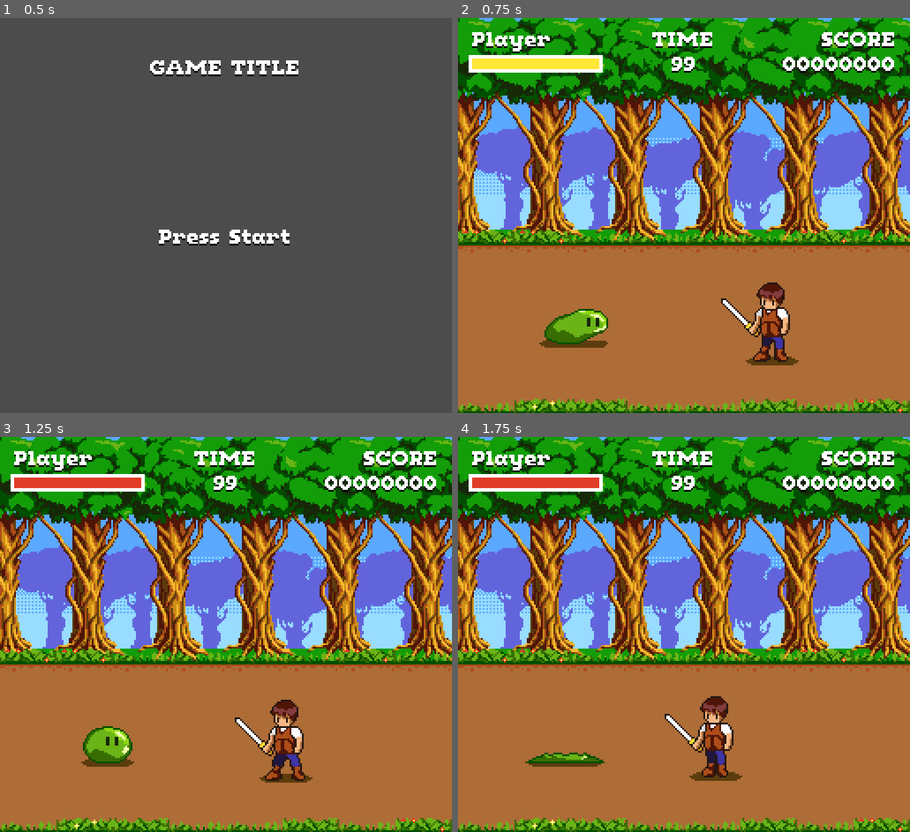
Above: before the commit, frames 1-4 (two rows, left to right).
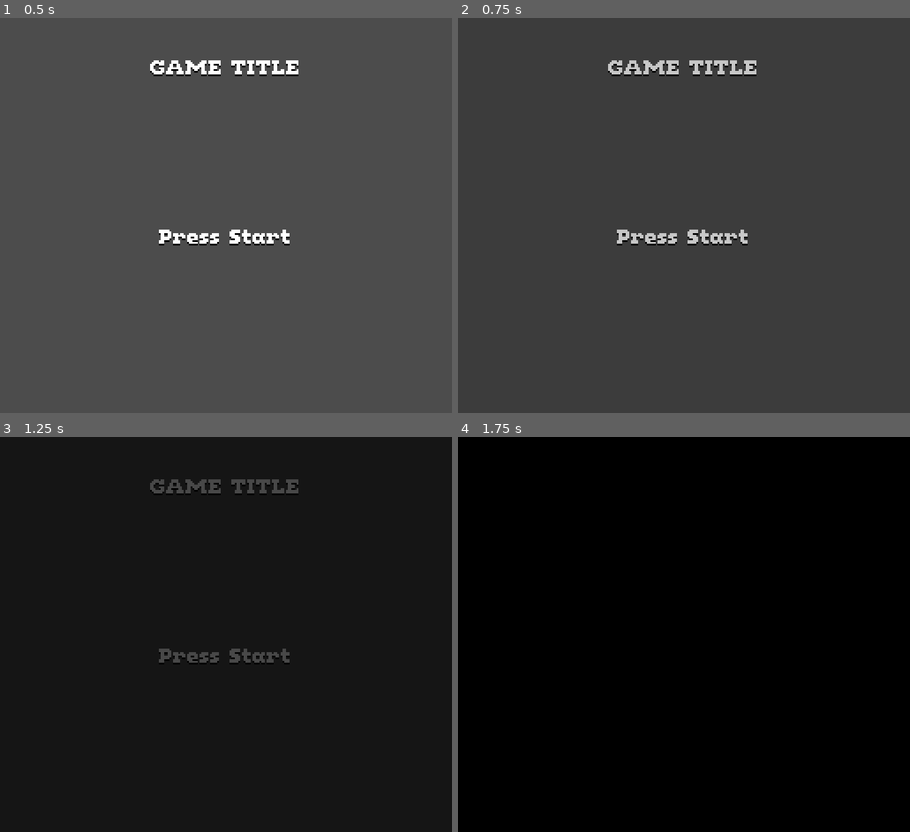
Above: after the commit, the same moments.

Repository: svntax/BlockBornArcadeJam
Game: Godot game, scene res://UI/Screens/TitleScreen.tscn
The game is run twice, just before and just after one commit, with the same random seed, the same clock (stepped at 60 frames per second) and the same inputs.
Inputs:
- Up to frame 1 (0.5 s): no input
- Up to frame 2 (0.75 s): tap Enter (ui_accept) at 0.5 s; hold Right (move_right) from 0.53 s (still down); tap Z (attack) at 0.6 s
- Up to frame 3 (1.25 s): keep holding Right (move_right); tap Enter (ui_accept) at 0.77, 0.8, 1.07 s
- Up to frame 4 (1.75 s): tap Enter (ui_accept) at 1.25, 1.35, 1.52 s; release Right (move_right) at 1.28 s; hold Down (move_down) from 1.28 s (still down); tap Z (attack) at 1.55 s

Frame 1 is identical in both runs. In frame 2, 100% of the frame differs, in the area x 0-100%, y 0-100%; in frame 3, 96%; in frame 4, 100%.

Commit message:
Added scene transitions.

Diff:
--- a/UI/GameUI.gd
+++ b/UI/GameUI.gd
@@ -85,8 +85,7 @@
 
 func _on_GameOverFinishTimer_timeout():
 	Globals.add_score_entry(Globals.get_current_score())
-	# TODO: fade effect when switching scenes
-	get_tree().change_scene("res://UI/Screens/LeaderboardsScreen.tscn")
+	SceneManager.change_scene("res://UI/Screens/LeaderboardsScreen.tscn", 0.5, "FADE_THEN_CURTAIN")
 
 func update_time_label() -> void:
 	time_label.text = "TIME\n" + str(time_left)
--- /dev/null
+++ b/UI/RectSlide.gd
@@ -0,0 +1,30 @@
+extends ColorRect
+
+onready var slide_tween : Tween = $SlideTween
+
+onready var initial_size = Vector2(self.rect_size.x, self.rect_size.y)
+
+func trigger_slide_effect_out(duration: float = 1.0, delay: float = 0) -> void:
+	slide_tween.stop_all()
+	show()
+	if delay > 0:
+		yield(get_tree().create_timer(delay, false), "timeout")
+	slide_tween.interpolate_property(self, "rect_size:y", initial_size.y, 0, duration, Tween.TRANS_LINEAR, Tween.EASE_IN_OUT)
+	slide_tween.start()
+
+func trigger_slide_effect_in(duration: float = 1.0, delay: float = 0) -> void:
+	slide_tween.stop_all()
+	show()
+	if delay > 0:
+		yield(get_tree().create_timer(delay, false), "timeout")
+	slide_tween.interpolate_property(self, "rect_size:y", 0, initial_size.y, duration, Tween.TRANS_LINEAR, Tween.EASE_IN_OUT)
+	slide_tween.start()
+
+func set_full_size(flag: bool) -> void:
+	slide_tween.stop_all()
+	if flag:
+		show()
+		rect_size.y = initial_size.y
+	else:
+		hide()
+		rect_size.y = 0
--- /dev/null
+++ b/UI/RectSlide.tscn
@@ -0,0 +1,12 @@
+[gd_scene load_steps=2 format=2]
+
+[ext_resource path="res://UI/RectSlide.gd" type="Script" id=1]
+
+[node name="RectSlide" type="ColorRect"]
+margin_right = 32.0
+margin_bottom = 32.0
+rect_min_size = Vector2( 32, 0 )
+mouse_filter = 1
+script = ExtResource( 1 )
+
+[node name="SlideTween" type="Tween" parent="."]
--- /dev/null
+++ b/UI/SceneManager.gd
@@ -0,0 +1,62 @@
+extends CanvasLayer
+
+onready var animation_player = $AnimationPlayer
+onready var bg_rect = $Bg
+onready var duration_timer = $DurationTimer
+onready var horizontal_rects = $HorizontalRects
+
+onready var next_scene = ""
+onready var transition_running = false
+onready var transition_type = ""
+
+onready var transitions = {
+	"SLIDE_LEFT_SIDE": ["slide_right_in", "slide_left_out"],
+	"FADE_THEN_CURTAIN": ["fade_in", "curtain_vertical_out"],
+	"CURTAIN": ["curtain_vertical_in", "curtain_vertical_out"],
+	"FADE": ["fade_in", "fade_out"]
+}
+
+func _ready():
+	reset_effects()
+
+func change_scene(scene_path: String, duration: float = 0.5, type: String = "SLIDE_LEFT_SIDE") -> void:
+	if transition_running:
+		return
+
+	reset_effects()
+	transition_running = true
+	next_scene = scene_path
+	transition_type = type
+	duration_timer.wait_time = duration
+	animation_player.play(transitions.get(type)[0])
+
+func reset_effects() -> void:
+	bg_rect.hide()
+	horizontal_rects.hide()
+
+func play_horizontal_bars_in() -> void:
+	var delay = 0
+	for rect_slide in horizontal_rects.get_children():
+		rect_slide.set_full_size(false)
+		rect_slide.trigger_slide_effect_in(0.4, delay)
+		delay += 0.04
+
+func play_horizontal_bars_out() -> void:
+	var delay = 0
+	for rect_slide in horizontal_rects.get_children():
+		rect_slide.set_full_size(true)
+		rect_slide.trigger_slide_effect_out(0.4, delay)
+		delay += 0.04
+
+func _on_AnimationPlayer_animation_finished(anim_name):
+	var transitions_pair = transitions.get(transition_type, ["slide_right_in", "slide_left_out"])
+	if anim_name == transitions_pair[0]:
+		get_tree().change_scene(next_scene)
+		duration_timer.start()
+	elif anim_name == transitions_pair[1]:
+		transition_running = false
+
+# Transition out runs after this timer
+func _on_DurationTimer_timeout():
+	var transitions_pair = transitions.get(transition_type, ["slide_right_in", "slide_left_out"])
+	animation_player.play(transitions_pair[1])
--- /dev/null
+++ b/UI/SceneManager.tscn
@@ -0,0 +1,318 @@
+[gd_scene load_steps=10 format=2]
+
+[ext_resource path="res://UI/SceneManager.gd" type="Script" id=1]
+[ext_resource path="res://UI/RectSlide.tscn" type="PackedScene" id=2]
+
+[sub_resource type="Animation" id=1]
+length = 0.001
+tracks/0/type = "value"
+tracks/0/path = NodePath("Bg:rect_position")
+tracks/0/interp = 1
+tracks/0/loop_wrap = true
+tracks/0/imported = false
+tracks/0/enabled = true
+tracks/0/keys = {
+"times": PoolRealArray( 0 ),
+"transitions": PoolRealArray( 1 ),
+"update": 0,
+"values": [ Vector2( 0, 0 ) ]
+}
+tracks/1/type = "value"
+tracks/1/path = NodePath("Bg:visible")
+tracks/1/interp = 1
+tracks/1/loop_wrap = true
+tracks/1/imported = false
+tracks/1/enabled = false
+tracks/1/keys = {
+"times": PoolRealArray( 0 ),
+"transitions": PoolRealArray( 1 ),
+"update": 0,
+"values": [ true ]
+}
+tracks/2/type = "value"
+tracks/2/path = NodePath("Bg:self_modulate")
+tracks/2/interp = 1
+tracks/2/loop_wrap = true
+tracks/2/imported = false
+tracks/2/enabled = true
+tracks/2/keys = {
+"times": PoolRealArray( 0 ),
+"transitions": PoolRealArray( 1 ),
+"update": 0,
+"values": [ Color( 1, 1, 1, 1 ) ]
+}
+tracks/3/type = "value"
+tracks/3/path = NodePath("HorizontalRects:visible")
+tracks/3/interp = 1
+tracks/3/loop_wrap = true
+tracks/3/imported = false
+tracks/3/enabled = true
+tracks/3/keys = {
+"times": PoolRealArray( 0 ),
+"transitions": PoolRealArray( 1 ),
+"update": 0,
+"values": [ true ]
+}
+
+[sub_resource type="Animation" id=6]
+resource_name = "curtain_vertical_in"
+tracks/0/type = "method"
+tracks/0/path = NodePath(".")
+tracks/0/interp = 1
+tracks/0/loop_wrap = true
+tracks/0/imported = false
+tracks/0/enabled = true
+tracks/0/keys = {
+"times": PoolRealArray( 0 ),
+"transitions": PoolRealArray( 1 ),
+"values": [ {
+"args": [  ],
+"method": "play_horizontal_bars_in"
+} ]
+}
+tracks/1/type = "value"
+tracks/1/path = NodePath("HorizontalRects:visible")
+tracks/1/interp = 1
+tracks/1/loop_wrap = true
+tracks/1/imported = false
+tracks/1/enabled = true
+tracks/1/keys = {
+"times": PoolRealArray( 0 ),
+"transitions": PoolRealArray( 1 ),
+"update": 1,
+"values": [ true ]
+}
+tracks/2/type = "value"
+tracks/2/path = NodePath("Bg:visible")
+tracks/2/interp = 1
+tracks/2/loop_wrap = true
+tracks/2/imported = false
+tracks/2/enabled = true
+tracks/2/keys = {
+"times": PoolRealArray( 0 ),
+"transitions": PoolRealArray( 1 ),
+"update": 1,
+"values": [ false ]
+}
+
+[sub_resource type="Animation" id=7]
+resource_name = "curtain_vertical_out"
+tracks/0/type = "method"
+tracks/0/path = NodePath(".")
+tracks/0/interp = 1
+tracks/0/loop_wrap = true
+tracks/0/imported = false
+tracks/0/enabled = true
+tracks/0/keys = {
+"times": PoolRealArray( 0 ),
+"transitions": PoolRealArray( 1 ),
+"values": [ {
+"args": [  ],
+"method": "play_horizontal_bars_out"
+} ]
+}
+tracks/1/type = "value"
+tracks/1/path = NodePath("HorizontalRects:visible")
+tracks/1/interp = 1
+tracks/1/loop_wrap = true
+tracks/1/imported = false
+tracks/1/enabled = true
+tracks/1/keys = {
+"times": PoolRealArray( 0 ),
+"transitions": PoolRealArray( 1 ),
+"update": 1,
+"values": [ true ]
+}
+tracks/2/type = "value"
+tracks/2/path = NodePath("Bg:visible")
+tracks/2/interp = 1
+tracks/2/loop_wrap = true
+tracks/2/imported = false
+tracks/2/enabled = true
+tracks/2/keys = {
+"times": PoolRealArray( 0 ),
+"transitions": PoolRealArray( 1 ),
+"update": 1,
+"values": [ false ]
+}
+
+[sub_resource type="Animation" id=5]
+resource_name = "fade_in"
+tracks/0/type = "value"
+tracks/0/path = NodePath("Bg:self_modulate")
+tracks/0/interp = 1
+tracks/0/loop_wrap = true
+tracks/0/imported = false
+tracks/0/enabled = true
+tracks/0/keys = {
+"times": PoolRealArray( 0, 1 ),
+"transitions": PoolRealArray( 1, 1 ),
+"update": 0,
+"values": [ Color( 1, 1, 1, 0 ), Color( 1, 1, 1, 1 ) ]
+}
+tracks/1/type = "value"
+tracks/1/path = NodePath("Bg:visible")
+tracks/1/interp = 1
+tracks/1/loop_wrap = true
+tracks/1/imported = false
+tracks/1/enabled = true
+tracks/1/keys = {
+"times": PoolRealArray( 0 ),
+"transitions": PoolRealArray( 1 ),
+"update": 1,
+"values": [ true ]
+}
+
+[sub_resource type="Animation" id=4]
+resource_name = "fade_out"
+tracks/0/type = "value"
+tracks/0/path = NodePath("Bg:self_modulate")
+tracks/0/interp = 1
+tracks/0/loop_wrap = true
+tracks/0/imported = false
+tracks/0/enabled = true
+tracks/0/keys = {
+"times": PoolRealArray( 0, 1 ),
+"transitions": PoolRealArray( 1, 1 ),
+"update": 0,
+"values": [ Color( 1, 1, 1, 1 ), Color( 1, 1, 1, 0 ) ]
+}
+tracks/1/type = "value"
+tracks/1/path = NodePath("Bg:visible")
+tracks/1/interp = 1
+tracks/1/loop_wrap = true
+tracks/1/imported = false
+tracks/1/enabled = true
+tracks/1/keys = {
+"times": PoolRealArray( 0, 1 ),
+"transitions": PoolRealArray( 1, 1 ),
+"update": 1,
+"values": [ true, false ]
+}
+
+[sub_resource type="Animation" id=2]
+resource_name = "slide_left_out"
+length = 1.2
+tracks/0/type = "value"
+tracks/0/path = NodePath("Bg:rect_position")
+tracks/0/interp = 1
+tracks/0/loop_wrap = true
+tracks/0/imported = false
+tracks/0/enabled = true
+tracks/0/keys = {
+"times": PoolRealArray( 0, 1.2 ),
+"transitions": PoolRealArray( 1, 1 ),
+"update": 0,
+"values": [ Vector2( 0, 0 ), Vector2( -256, 0 ) ]
+}
+tracks/1/type = "value"
+tracks/1/path = NodePath("Bg:visible")
+tracks/1/interp = 1
+tracks/1/loop_wrap = true
+tracks/1/imported = false
+tracks/1/enabled = true
+tracks/1/keys = {
+"times": PoolRealArray( 0, 1.2 ),
+"transitions": PoolRealArray( 1, 1 ),
+"update": 1,
+"values": [ true, false ]
+}
+
+[sub_resource type="Animation" id=3]
+resource_name = "slide_right_in"
+length = 1.2
+tracks/0/type = "value"
+tracks/0/path = NodePath("Bg:rect_position")
+tracks/0/interp = 1
+tracks/0/loop_wrap = true
+tracks/0/imported = false
+tracks/0/enabled = true
+tracks/0/keys = {
+"times": PoolRealArray( 0, 1.2 ),
+"transitions": PoolRealArray( 1, 1 ),
+"update": 0,
+"values": [ Vector2( -256, 0 ), Vector2( 0, 0 ) ]
+}
+tracks/1/type = "value"
+tracks/1/path = NodePath("Bg:visible")
+tracks/1/interp = 1
+tracks/1/loop_wrap = true
+tracks/1/imported = false
+tracks/1/enabled = true
+tracks/1/keys = {
+"times": PoolRealArray( 0 ),
+"transitions": PoolRealArray( 1 ),
+"update": 1,
+"values": [ true ]
+}
+
+[node name="SceneManager" type="CanvasLayer"]
+layer = 100
+script = ExtResource( 1 )
+
+[node name="Bg" type="ColorRect" parent="."]
+visible = false
+margin_right = 256.0
+margin_bottom = 224.0
+color = Color( 0, 0, 0, 1 )
+
+[node name="AnimationPlayer" type="AnimationPlayer" parent="."]
+anims/RESET = SubResource( 1 )
+anims/curtain_vertical_in = SubResource( 6 )
+anims/curtain_vertical_out = SubResource( 7 )
+anims/fade_in = SubResource( 5 )
+anims/fade_out = SubResource( 4 )
+anims/slide_left_out = SubResource( 2 )
+anims/slide_right_in = SubResource( 3 )
+
+[node name="DurationTimer" type="Timer" parent="."]
+wait_time = 0.5
+one_shot = true
+
+[node name="HorizontalRects" type="Control" parent="."]
+margin_right = 40.0
+margin_bottom = 40.0
+mouse_filter = 1
+
+[node name="RectSlide" parent="HorizontalRects" instance=ExtResource( 2 )]
+margin_right = 256.0
+color = Color( 0, 0, 0, 1 )
+
+[node name="RectSlide2" parent="HorizontalRects" instance=ExtResource( 2 )]
+margin_top = 32.0
+margin_right = 256.0
+margin_bottom = 64.0
+color = Color( 0, 0, 0, 1 )
+
+[node name="RectSlide3" parent="HorizontalRects" instance=ExtResource( 2 )]
+margin_top = 64.0
+margin_right = 256.0
+margin_bottom = 96.0
+color = Color( 0, 0, 0, 1 )
+
+[node name="RectSlide4" parent="HorizontalRects" instance=ExtResource( 2 )]
+margin_top = 96.0
+margin_right = 256.0
+margin_bottom = 128.0
+color = Color( 0, 0, 0, 1 )
+
+[node name="RectSlide5" parent="HorizontalRects" instance=ExtResource( 2 )]
+margin_top = 128.0
+margin_right = 256.0
+margin_bottom = 160.0
+color = Color( 0, 0, 0, 1 )
+
+[node name="RectSlide6" parent="HorizontalRects" instance=ExtResource( 2 )]
+margin_top = 160.0
+margin_right = 256.0
+margin_bottom = 192.0
+color = Color( 0, 0, 0, 1 )
+
+[node name="RectSlide7" parent="HorizontalRects" instance=ExtResource( 2 )]
+margin_top = 192.0
+margin_right = 256.0
+margin_bottom = 224.0
+color = Color( 0, 0, 0, 1 )
+
+[connection signal="animation_finished" from="AnimationPlayer" to="." method="_on_AnimationPlayer_animation_finished"]
+[connection signal="timeout" from="DurationTimer" to="." method="_on_DurationTimer_timeout"]
--- a/UI/Screens/LeaderboardsScreen.gd
+++ b/UI/Screens/LeaderboardsScreen.gd
@@ -19,7 +19,7 @@
 
 func _process(delta):
 	if Input.is_action_just_pressed("ui_accept") or Input.is_action_just_pressed("attack"):
-		get_tree().change_scene("res://UI/Screens/TitleScreen.tscn")
+		SceneManager.change_scene("res://UI/Screens/TitleScreen.tscn", 0.5, "FADE")
 
 func fetch_scores() -> void:
 	var score_entries = Globals.get_high_scores()
@@ -27,7 +27,6 @@
 	# score_arr is an Array where [0] = score and [1] = the player's name
 	for score_arr in score_entries:
 		var score = score_arr[0]
-		print(score)
 		var player_name = score_arr[1]
 		var score_entry = ScoreEntry.instance()
 		scores_container.add_child(score_entry)
--- a/UI/Screens/TitleScreen.gd
+++ b/UI/Screens/TitleScreen.gd
@@ -5,4 +5,4 @@
 
 func _process(delta):
 	if Input.is_action_just_pressed("ui_accept") or Input.is_action_just_pressed("attack"):
-		get_tree().change_scene("res://UI/Screens/Gameplay.tscn")
+		SceneManager.change_scene("res://UI/Screens/Gameplay.tscn", 0.5, "FADE_THEN_CURTAIN")
--- a/project.godot
+++ b/project.godot
@@ -27,6 +27,7 @@
 [autoload]
 
 Globals="*res://Globals.gd"
+SceneManager="*res://UI/SceneManager.tscn"
 
 [display]
 
